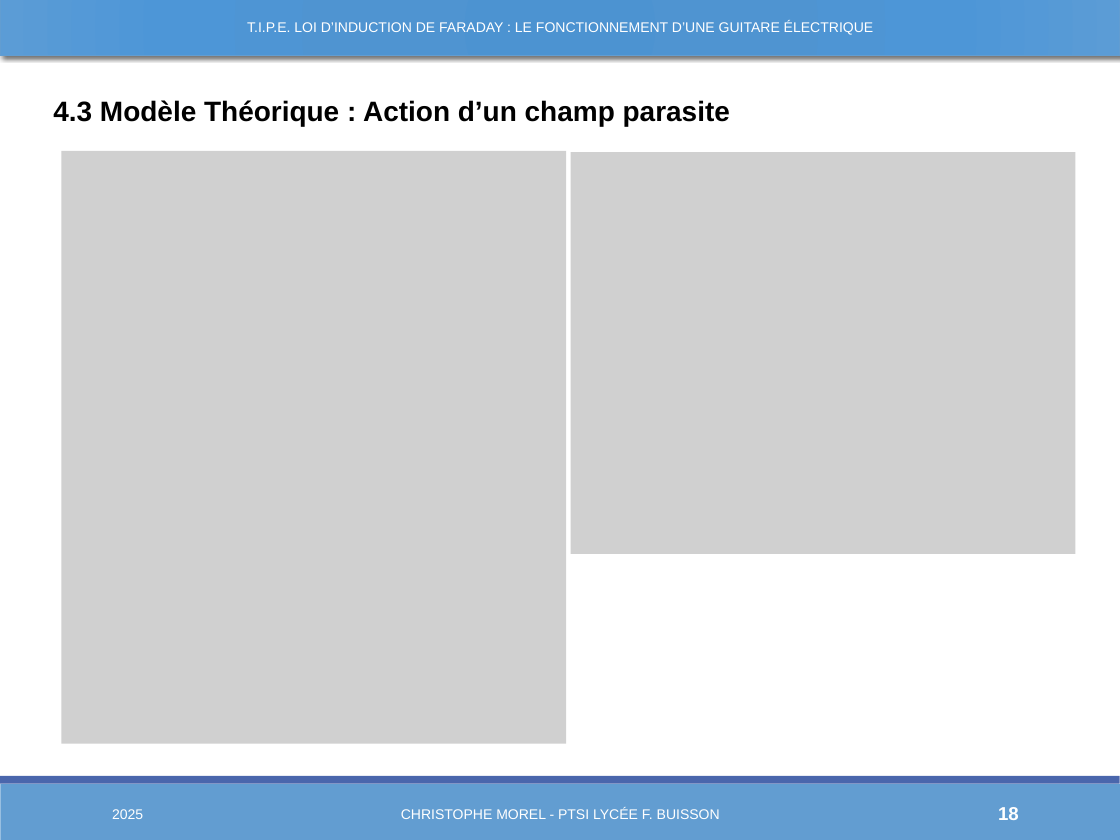
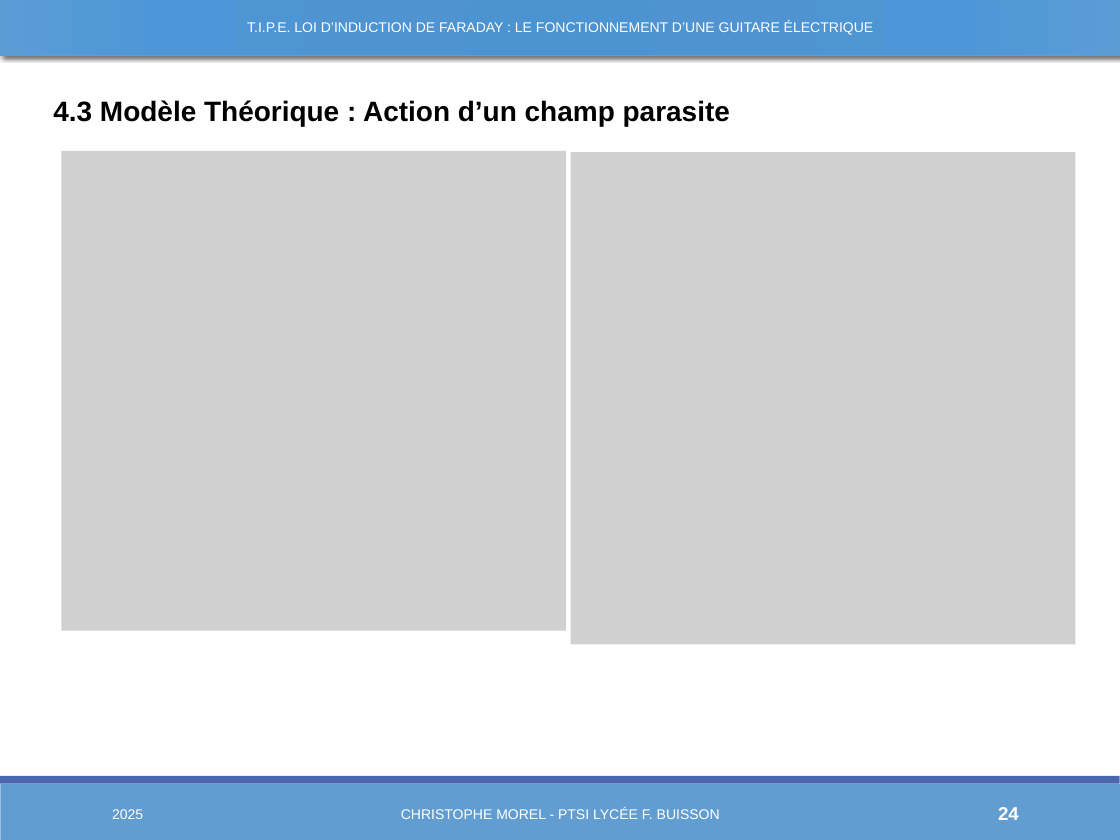
Before and after one commit to Chrismorel7/TIPE---Micro_guitare_elec, a slide deck: slide 24 of Views/Novembre.pptx (slide 18 before the commit). Drawn at 1120x840 pixels with LibreOffice and Linux fonts; fonts in the diff are those of the drawing; grey boxes stand for pictures. Boxes give left, top, right and bottom in pixels: in the first picture for what was removed or moved away, otherwise in the second. Text is boxed around its words. In the diff, an @@ line names an element or a change of style, - is before the commit and + after.

```diff
--- a/Views/Novembre.pptx
+++ b/Views/Novembre.pptx
@@ picture: place and size @@
-picture at [62,151,567,744]
+picture at [62,151,567,631]
@@ picture: place and size @@
-picture at [571,152,1076,554]
+picture at [571,152,1076,645]
@@ page number at [998,807,1019,820]: text changed @@
-18
+24
```
Also in this commit, not shown: 10 other slides changed, 6 slides added, 34 other files.
